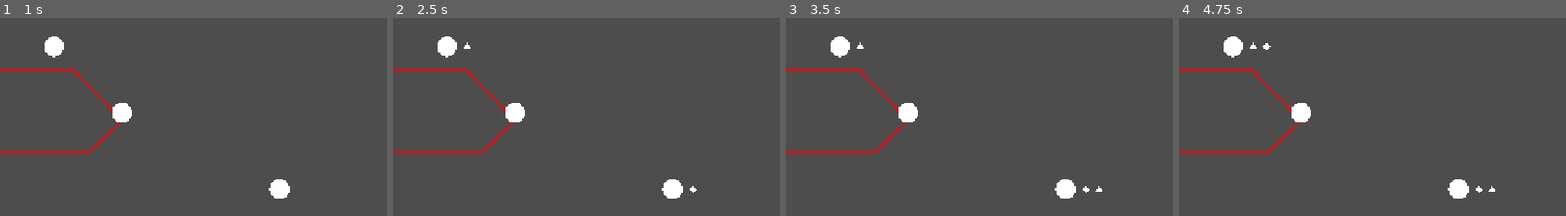
Above: before the commit, frames 1-4 (left to right).
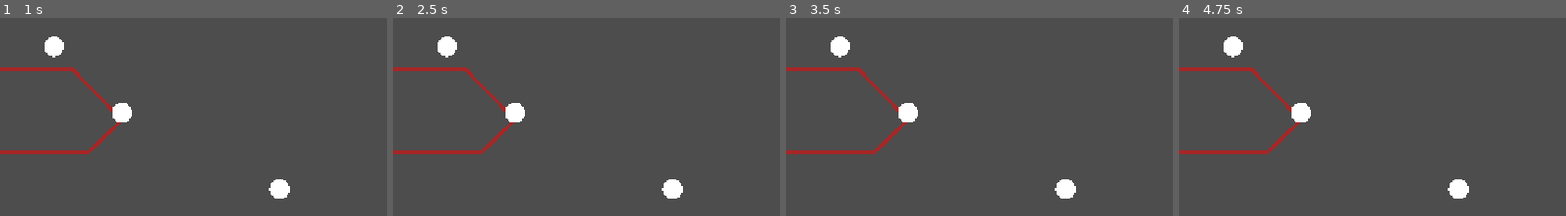
Above: after the commit, the same moments.

Repository: 9thAzure/CarbonCommuter
Game: Godot game, scene res://main/main.tscn
Same seed, same stepped clock (60 frames per second), same inputs: the game is played once before the commit and once after it.
Inputs (mouse positions are % of the whole screen's width and height, from its top left):
- Up to frame 1 (1 s): tap Enter at 0.5 s; move the mouse to (72, 49) at 0.52 s; click (72, 49) at 0.67 s
- Up to frame 2 (2.5 s): tap Space at 1.25 s; move the mouse to (30, 60) at 1.27 s; click (30, 60) at 1.42 s; tap Enter at 2 s; move the mouse to (60, 31) at 2.02 s; click (60, 31) at 2.17 s
- Up to frame 3 (3.5 s): tap Space at 2.75 s; move the mouse to (45, 77) at 2.77 s; click (45, 77) at 2.92 s
- Up to frame 4 (4.75 s): click "Create Line To" at 3.5 s; click "X" at 4.25 s
The pictures show only the part of the screen within x 31-80%, y 10-60%; the shares and areas given below are measured in that part.

Frame 1 is identical in both runs. In frame 2, less than 0.1% of the frame differs, in the area x 18-79%, y 12-89%; in frame 3, 0.1%; in frame 4, 0.1%, in the area x 18-82%, y 12-89%.

Commit message:
Changed the passenger implementation so that the passengers are children of the stations rather than children of the main scene

Diff:
--- a/main/main.gd
+++ b/main/main.gd
@@ -73,27 +73,6 @@
 	var y = randf_range(0, 648)
 	return Vector2(x, y)
 
-func spawn_passenger():
-	var passenger = passenger_scene.instantiate()
-	var stationNumber = randi_range(0, Station.stations.size() - 1)
-	var stationChosen = Station.stations[stationNumber]
-	if (stationChosen != null):
-		passenger.position.x = stationChosen.position.x + 30  + 20 * (stationChosen.station_traffic)
-		passenger.position.y = stationChosen.position.y
-		print(passenger.position.x)
-	passenger.passenger_type = randi_range(0, 2)
-	while (passenger.passenger_type == stationChosen.station_type):
-		passenger.passenger_type = randi_range(0, 2)
-	add_child(passenger)
-	print("Station Number: " + str(stationNumber))
-	Station.stations[stationNumber].add_traffic()
-
-	print("Traffic: " + str(Station.stations[stationNumber].station_traffic))
-	print("Traffic: " + str(station.station_traffic))
-
-func _on_passenger_creation_timer_timeout() -> void:
-	spawn_passenger()
-
 func _process(_delta: float) -> void:
 	# Calculate total emissions from all lines
 	var total_emissions = 0.0
--- a/main/main.tscn
+++ b/main/main.tscn
@@ -60,6 +60,7 @@
 [node name="PassengerCreationTimer" type="Timer" parent="."]
 wait_time = 1.1609999999999998
 autostart = true
+
 [node name="Test" parent="." instance=ExtResource("6_kfbq2")]
 
 [connection signal="create_line" from="PopupManager" to="LineCreator" method="_on_popup_manager_create_line"]
--- a/project.godot
+++ b/project.godot
@@ -19,12 +19,13 @@
 
 Picker="*res://utility/picker/picker.tscn"
 
+[display]
+
+window/stretch/mode="canvas_items"
+
 [editor_plugins]
 
 enabled=PackedStringArray("res://addons/godot_super-wakatime/plugin.cfg")
-[display]
-
-window/stretch/mode="canvas_items"
 
 [layer_names]
 
--- a/transport/station/station.gd
+++ b/transport/station/station.gd
@@ -1,5 +1,7 @@
 extends Area2D
 class_name Station
+var passenger_scene = preload("res://passengers/passenger.tscn")
+
 
 @export_range(0.1, 10, 0.1, "or_greater")
 var icon_size := 10.0
@@ -53,11 +55,11 @@
 	random_line.add_passenger(destination)
 
 func _on_spawn_traffic_timer_timeout() -> void:
-	var next_time := randf() * 3 + 2
+	var next_time := randf() * 10 + 2
 	%"SpawnTrafficTimer".wait_time = next_time
-	var wait_time := randf() + 0.5
+	var wait_time := randf() * 10 + 2
 	await get_tree().create_timer(wait_time).timeout
-	send_passenger()
+	spawn_passenger()
 
 func arrive_passenger() -> void:
 	# Passenger has arrived and despawns
@@ -66,3 +68,18 @@
 func add_traffic() -> void:
 	station_traffic += 1
 	print("Station Traffic" + str(station_traffic))
+
+func spawn_passenger():
+	var passenger = passenger_scene.instantiate()
+	print(passenger.position.x)
+	passenger.position.x = 30 + 20 * (station_traffic)
+	passenger.position.y = 0
+	print(passenger.position.x)
+	print(position.x)
+	passenger.passenger_type = randi_range(0, 2)
+	while (passenger.passenger_type == station_type):
+		passenger.passenger_type = randi_range(0, 2)
+	add_child(passenger)
+	add_traffic()
+	print(passenger.position.x)
+	print(position.x)
Not shown: 2 places in main/main.tscn that only renumber resources
